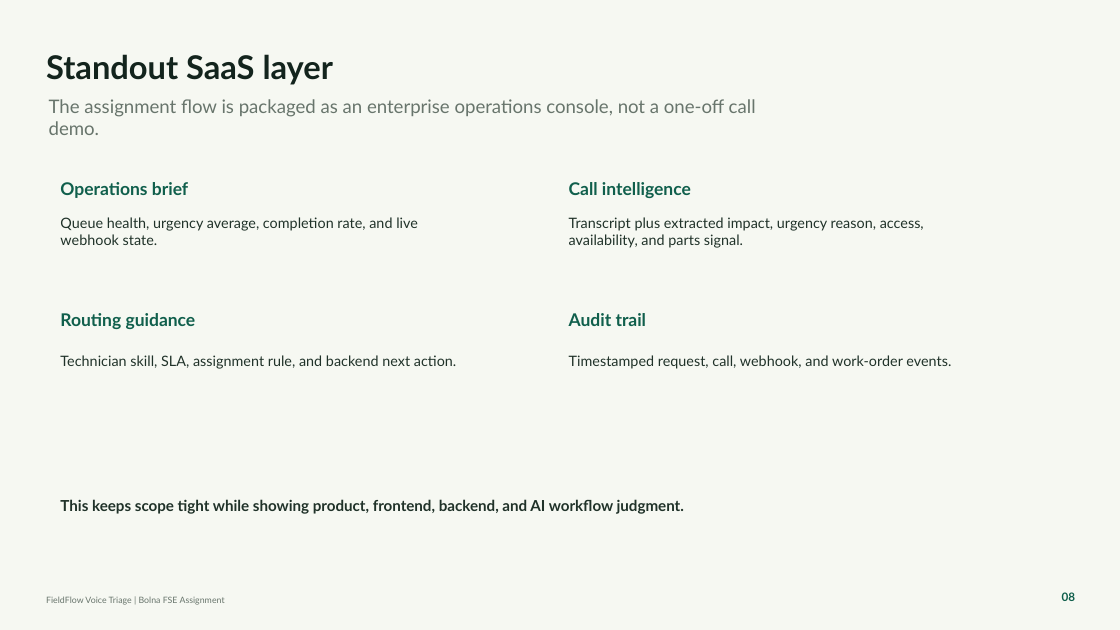
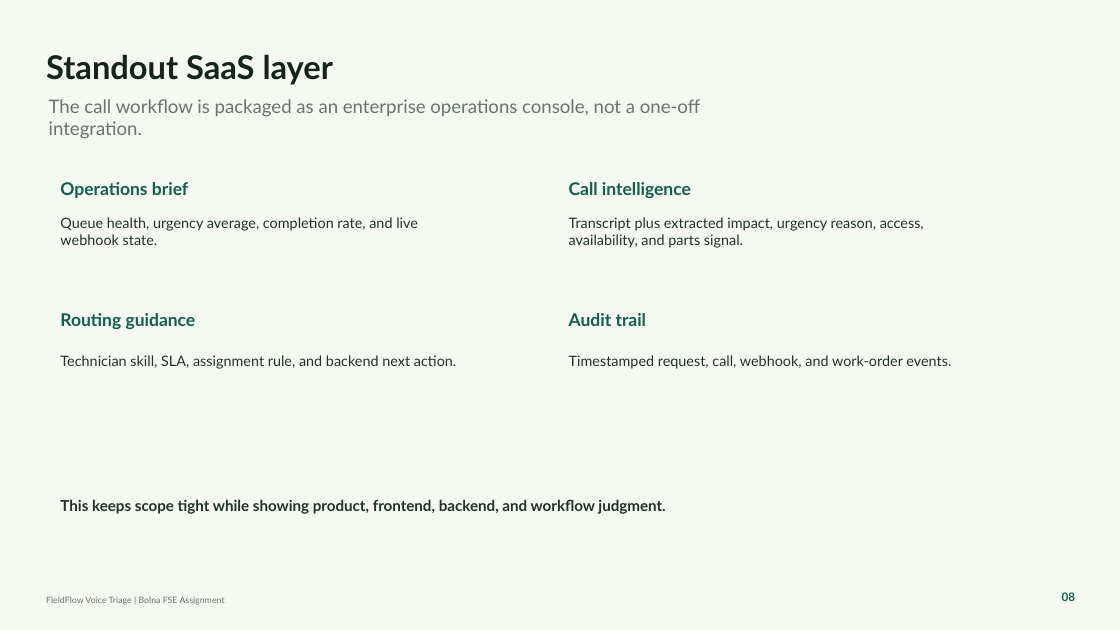
Before and after one commit to Flamki/bolna-fieldflow, a slide deck: slide 8 of docs/FieldFlow-Voice-Triage-Ayush.pptx. Drawn at 1120x630 pixels with LibreOffice and Linux fonts; fonts in the diff are those of the drawing. Boxes give left, top, right and bottom in pixels: in the first picture for what was removed or moved away, otherwise in the second. Text is boxed around its words. In the diff, an @@ line names an element or a change of style, - is before the commit and + after.

```diff
--- a/docs/FieldFlow-Voice-Triage-Ayush.pptx
+++ b/docs/FieldFlow-Voice-Triage-Ayush.pptx
@@ text at <box>49,99,700,139</box>: text changed @@
-The assignment flow is packaged as an enterprise operations console, not a one-off call demo.
+The call workflow is packaged as an enterprise operations console, not a one-off integration.
@@ text at <box>60,499,665,514</box>: text changed @@
-This keeps scope tight while showing product, frontend, backend, and AI workflow judgment.
+This keeps scope tight while showing product, frontend, backend, and workflow judgment.
```
Also in this commit, not shown: 3 other slides changed, 9 other files.
